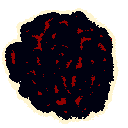
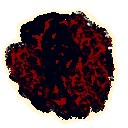
Layers edited between the first and the second 128px x 128px image:
added layer "Background copy" above "Background copy #1" over [5, 11, 114, 117]
added layer "Background copy #1" above "Background copy #2" over [5, 11, 114, 117]
hid "Background" over [5, 11, 114, 117]
painted on "9" over [6, 13, 115, 117]
painted on "9 #1" over [8, 15, 112, 116]
